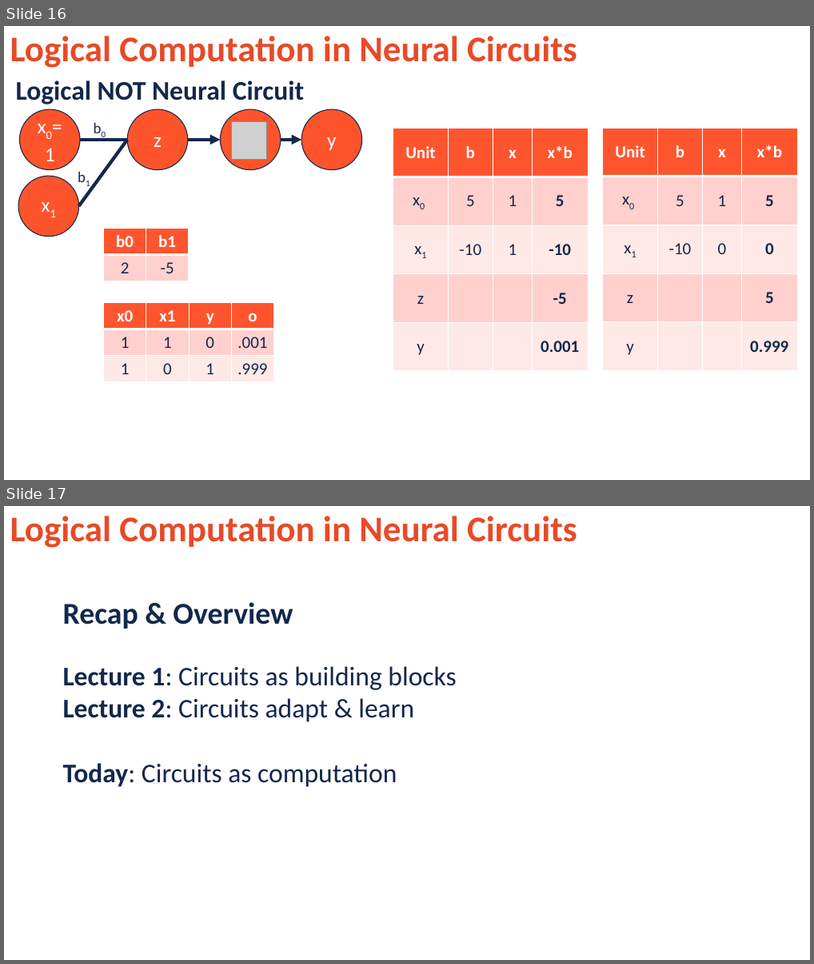
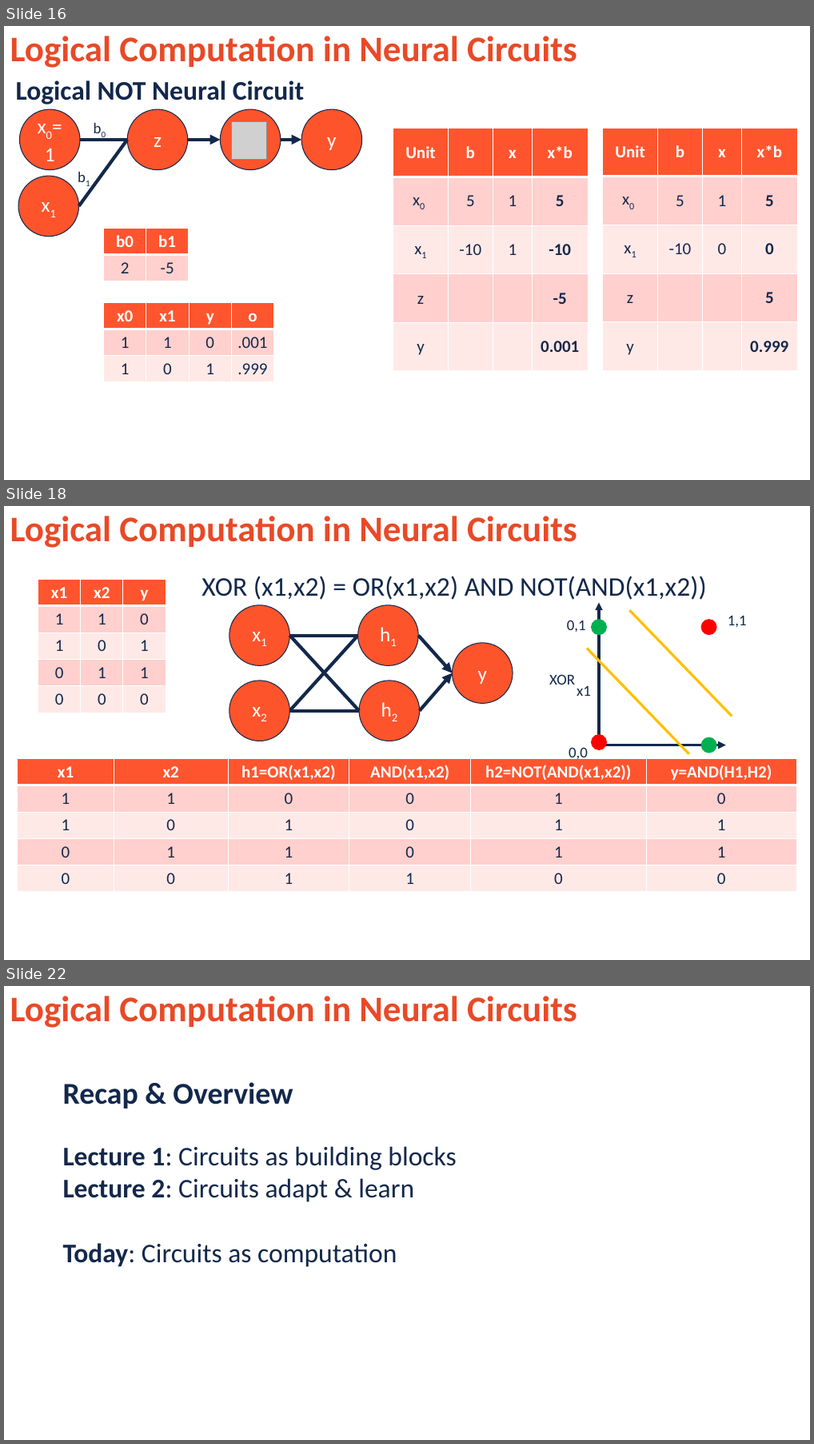
Before and after one commit to jonwillits/intro_to_bcs, a slide deck: neural_circuits_affect_and_valence/neural_circuits_lecture_3.pptx. Shown one above the other, each under a label of ours: slides 16 and 17 before the commit, slides 16, 18 and 22 after it; the slides between them are not shown. The pictures are 814x964 and 814x1444 pixels, drawn with LibreOffice and Linux fonts; fonts in the diff are those of the drawing; grey boxes stand for pictures; background and template pictures are left out. Boxes give left, top, right and bottom in pixels: in the first picture for what was removed or moved away, otherwise in the second. Text is boxed around its words. In the diff, an @@ line names an element or a change of style, - is before the commit and + after.

```diff
--- a/neural_circuits_affect_and_valence/neural_circuits_lecture_3.pptx
+++ b/neural_circuits_affect_and_valence/neural_circuits_lecture_3.pptx
@@ slide 18 added at <box>4,506,810,960</box>, background picture (left out) @@
@@ text added at <box>10,516,578,548</box>, 42.9 pt, text #E84A27, bold @@
+Logical Computation in Neural Circuits
@@ text added at <box>202,576,707,600</box>, 32 pt, text #13284B @@
+XOR (x1,x2) = OR(x1,x2) AND NOT(AND(x1,x2))
@@ table added at <box>38,579,165,711</box>, 5 rows, 3 columns @@
+x1 | x2 | y
+1 | 1 | 0
+1 | 0 | 1
+0 | 1 | 1
+0 | 0 | 0
@@ ellipse added at <box>230,605,290,666</box>, fill #FE542C, outline #13284B 1 pt, 24 pt, text #FFFFFF @@
+x1
@@ ellipse added at <box>358,605,419,666</box>, fill #FE542C, outline #13284B 1 pt, 24 pt, text #FFFFFF @@
+h1
@@ text added at <box>567,620,586,632</box>, 18 pt, text #13284B @@
+0,1
@@ ellipse added at <box>592,619,607,634</box>, fill #00B050, outline #00B050 1 pt @@
@@ arrow added from (599, 745) to (599, 603), #13294B 3 pt @@
@@ line added from (732, 716) to (630, 610), #FFC000 3 pt @@
@@ ellipse added at <box>702,619,718,634</box>, fill #FF0000, outline #FF0000 1 pt @@
@@ text added at <box>728,615,747,627</box>, 18 pt, text #13284B @@
+1,1
@@ line added from (290, 711) to (358, 636), #13284B 4 pt @@
@@ line added from (290, 636) to (358, 636), #13284B 4 pt @@
@@ line added from (290, 636) to (359, 711), #13284B 4 pt @@
@@ arrow added from (419, 636) to (452, 673), #13284B 4 pt @@
@@ ellipse added at <box>452,643,513,704</box>, fill #FE542C, outline #13284B 1 pt, 24 pt, text #FFFFFF @@
+y
@@ line added from (690, 754) to (587, 648), #FFC000 3 pt @@
@@ arrow added from (420, 711) to (452, 673), #13284B 4 pt @@
@@ ellipse added at <box>230,680,290,740</box>, fill #FE542C, outline #13284B 1 pt, 24 pt, text #FFFFFF @@
+x2
@@ ellipse added at <box>359,680,420,740</box>, fill #FE542C, outline #13284B 1 pt, 24 pt, text #FFFFFF @@
+h2
@@ text added at <box>550,674,575,684</box>, 18 pt, text #13284B @@
+XOR
@@ text added at <box>577,686,591,696</box>, 18 pt, text #13284B @@
+x1
@@ line added from (290, 711) to (359, 711), #13284B 4 pt @@
@@ ellipse added at <box>592,735,607,750</box>, fill #FF0000, outline #FF0000 1 pt @@
@@ arrow added from (599, 745) to (726, 745), #13294B 3 pt @@
@@ ellipse added at <box>702,737,718,752</box>, fill #00B050, outline #00B050 1 pt @@
@@ table added at <box>18,758,798,889</box>, 5 rows, 6 columns @@
+x1 | x2 | h1=OR(x1,x2) | AND(x1,x2) | h2=NOT(AND(x1,x2)) | y=AND(H1,H2)
+1 | 1 | 0 | 0 | 1 | 0
+1 | 0 | 1 | 0 | 1 | 1
+0 | 1 | 1 | 0 | 1 | 1
+0 | 0 | 1 | 1 | 0 | 0
@@ text added at <box>569,747,588,762</box>, 18 pt, text #13284B @@
+0,0
@@ what was slide 17 is now slide 22 @@
```
Also in this commit, not shown: 4 other slides added, 5 other files.
